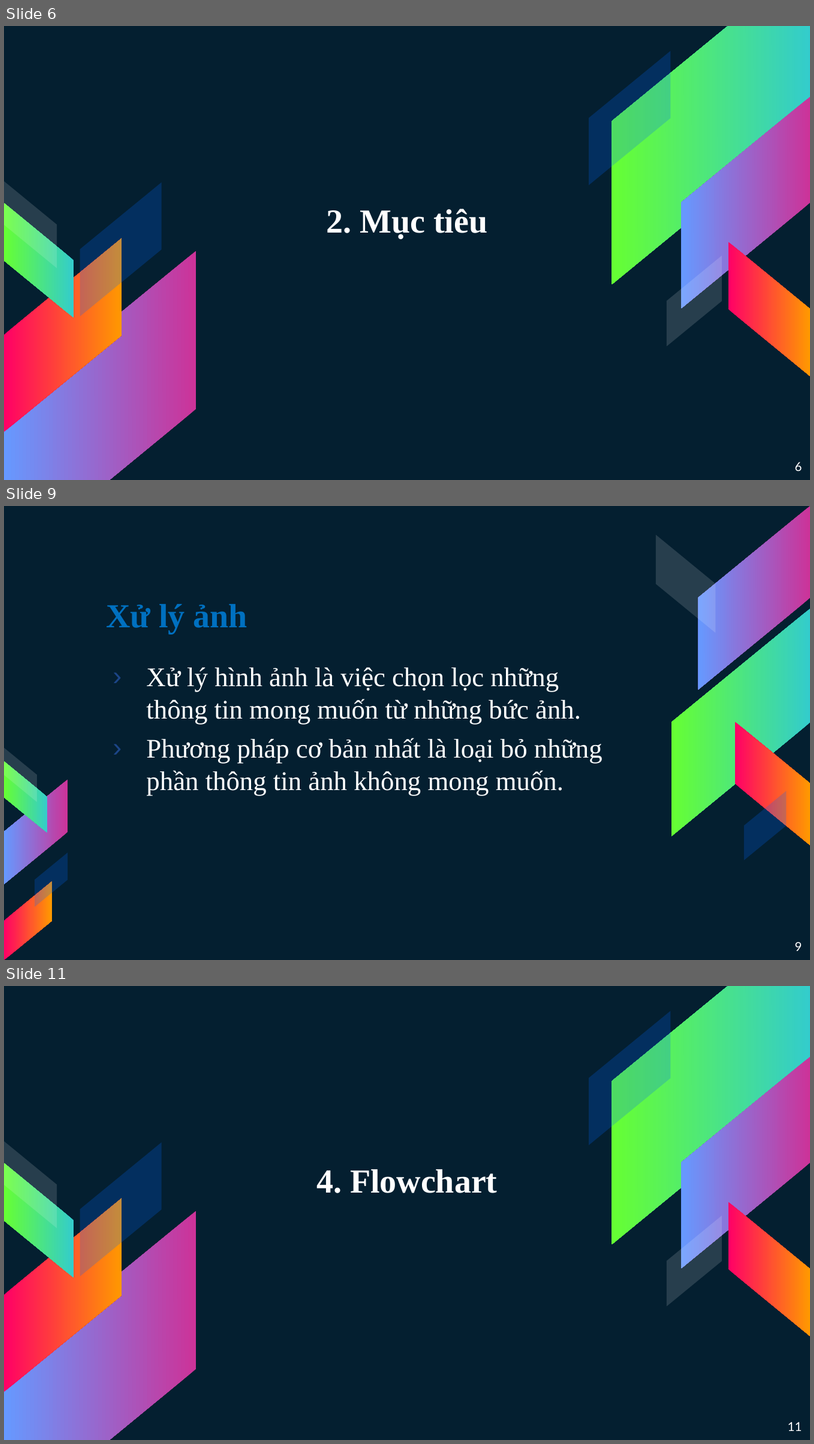
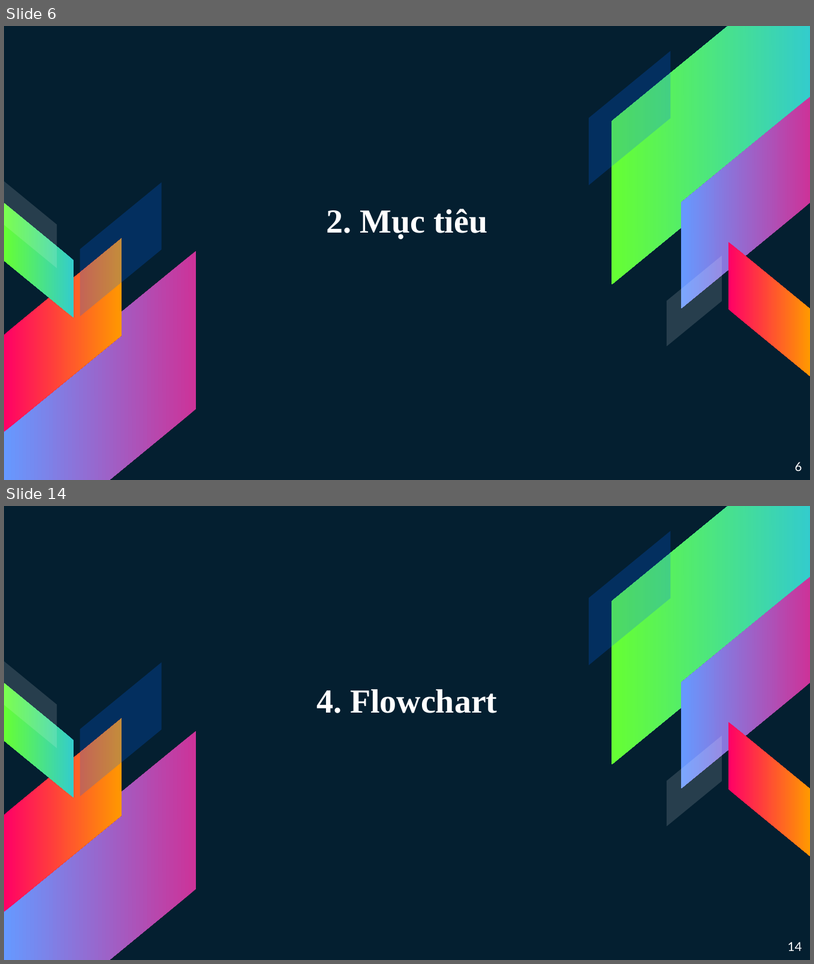
Before and after one commit to 15110383/MachineLearning, a slide deck: MALE.pptx. Shown one above the other, each under a label of ours: slides 6, 9 and 11 before the commit, slides 6 and 14 after it; the slides between them are not shown. The pictures are 814x1444 and 814x964 pixels, drawn with LibreOffice and Linux fonts; fonts in the diff are those of the drawing. Boxes give left, top, right and bottom in pixels: in the first picture for what was removed or moved away, otherwise in the second. Text is boxed around its words. In the diff, an @@ line names an element or a change of style, - is before the commit and + after.

```diff
--- a/MALE.pptx
+++ b/MALE.pptx
@@ slide 9 removed at (x1=4, y1=506, x2=810, y2=960), background #041F30 @@
@@ title removed at (x1=106, y1=604, x2=248, y2=634) @@
-Xử lý ảnh
@@ text removed at (x1=146, y1=667, x2=603, y2=795) @@
-› Xử lý hình ảnh là việc chọn lọc những thông tin mong muốn từ những bức ảnh.
-› Phương pháp cơ bản nhất là loại bỏ những phần thông tin ảnh không mong muốn.
@@ group removed at (x1=656, y1=506, x2=810, y2=860): 5 parallelograms @@
@@ group removed at (x1=4, y1=748, x2=68, y2=959): 5 parallelograms @@
@@ page number removed at (x1=795, y1=942, x2=803, y2=951) @@
-9
@@ what was slide 11 is now slide 14 @@
@@ page number at (x1=788, y1=942, x2=803, y2=951): text changed @@
-11
+14
```
Also in this commit, not shown: 2 slides changed, 7 slides added, 3 other slides removed, 1 other file.
